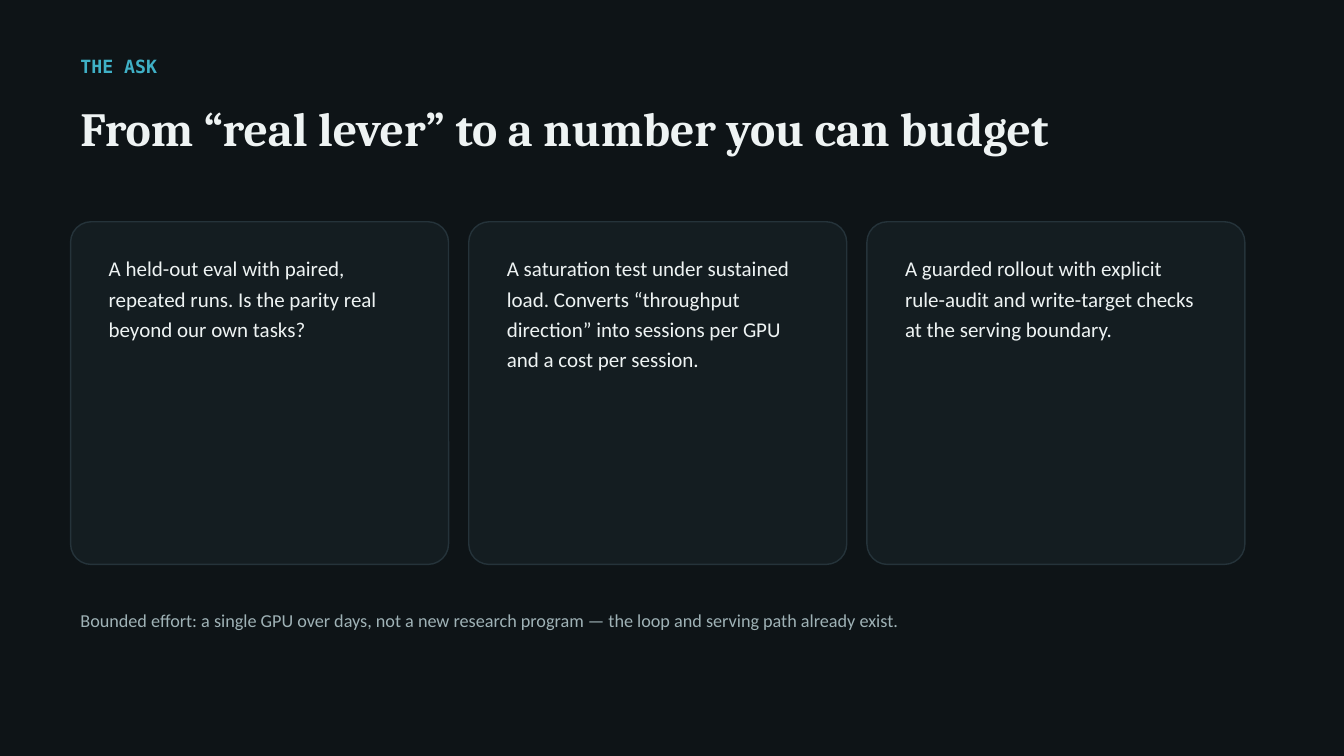
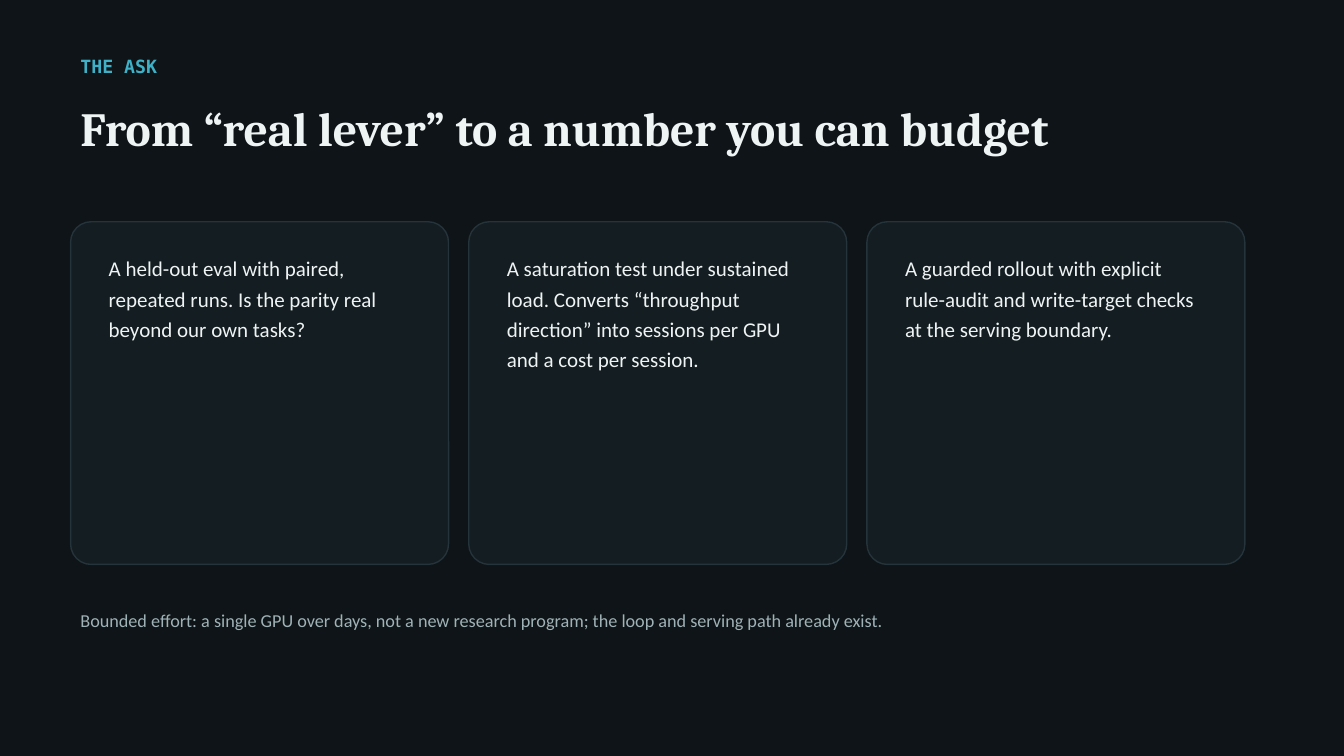
Before and after one commit to arunmenon/gisting-coding-agent, a slide deck: slide 11 of Gisting-CTO-deck.pptx. Drawn at 1344x756 pixels with LibreOffice and Linux fonts; fonts in the diff are those of the drawing. Boxes give left, top, right and bottom in pixels: in the first picture for what was removed or moved away, otherwise in the second. Text is boxed around its words. In the diff, an @@ line names an element or a change of style, - is before the commit and + after.

```diff
--- a/Gisting-CTO-deck.pptx
+++ b/Gisting-CTO-deck.pptx
@@ text at (80, 614, 882, 630): text changed @@
-Bounded effort: a single GPU over days, not a new research program — the loop and serving path already exist.
+Bounded effort: a single GPU over days, not a new research program; the loop and serving path already exist.
```
Also in this commit, not shown: 9 other slides changed, 4 other files.
